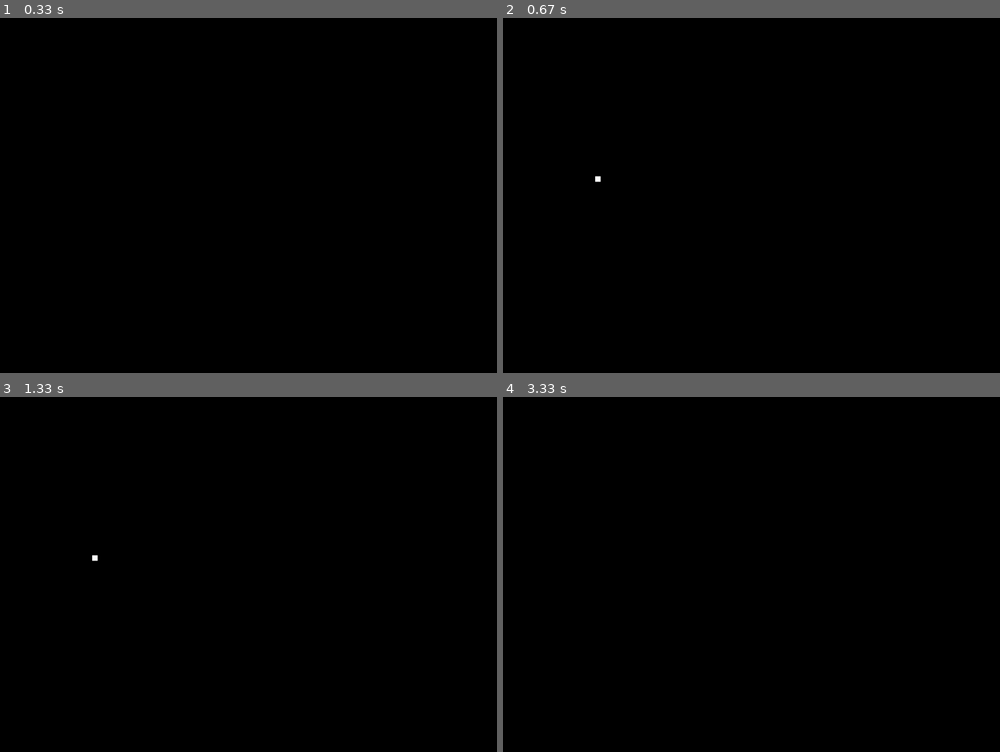
Above: before the commit, frames 1-4 (two rows, left to right).
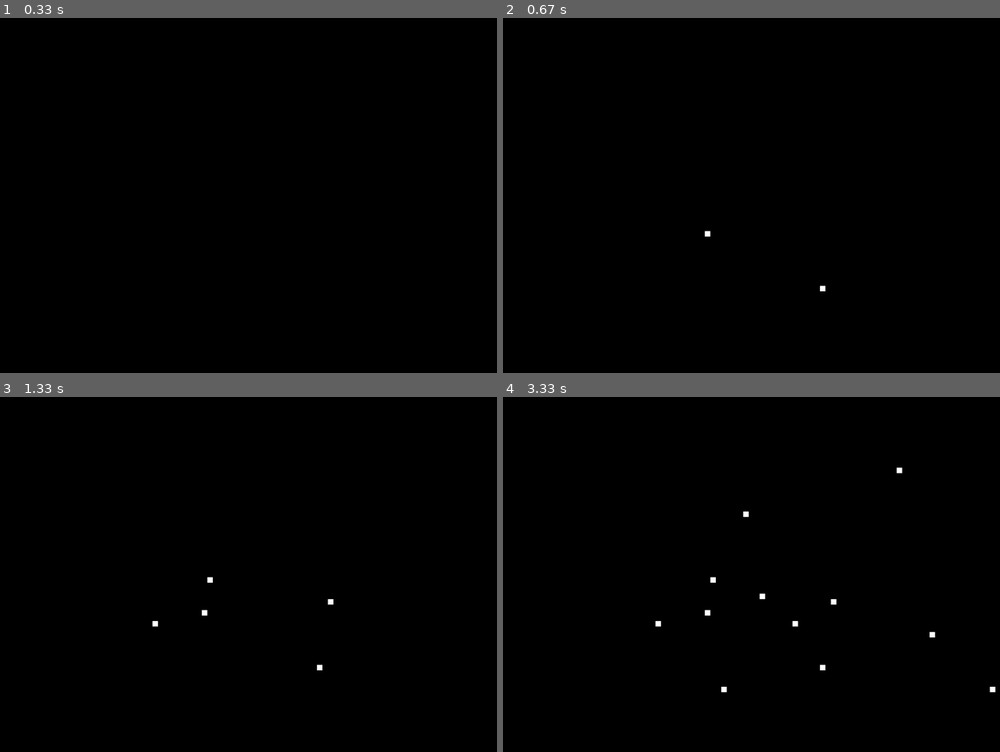
Above: after the commit, the same moments.

Repository: cicadatree/shoppie
Game: pygame game, started from Conway's Game of Life/Conways Game of LIfe.py
Same seed, same stepped clock (60 frames per second), same inputs: the game is played once before the commit and once after it.
Inputs (mouse positions are in pixels of both pictures, inside the frame that each line leads up to):
- Up to frame 1 (0.33 s): no input
- Up to frame 2 (0.67 s): press the mouse at (597, 181) at 0.37 s; move the mouse to (706, 234) at 0.47 s; release the mouse at (821, 287) at 0.6 s
- Up to frame 3 (1.33 s): press the mouse at (94, 560) at 0.7 s; move the mouse to (213, 578) at 0.8 s; release the mouse at (332, 599) at 0.93 s; press the mouse at (94, 560) at 1.17 s; move the mouse to (159, 624) at 1.27 s
- Up to frame 4 (3.33 s): release the mouse at (726, 688) at 1.4 s; move the mouse to (597, 560) at 1.63 s; press the mouse at (597, 560) at 1.67 s; move the mouse to (761, 599) at 1.77 s; release the mouse at (930, 634) at 1.9 s; press the mouse at (597, 560) at 2.27 s; move the mouse to (791, 624) at 2.37 s; release the mouse at (990, 688) at 2.5 s; press the mouse at (597, 560) at 2.93 s; move the mouse to (746, 514) at 3.03 s; release the mouse at (900, 468) at 3.17 s

Frame 1 is identical in both runs. In frame 2, less than 0.1% of the frame differs, in the area x 18-66%, y 44-78%; in frame 3, 0.1%; in frame 4, 0.3%, in the area x 30-100%, y 19-84%.

Commit message:
implemented automota activity heatmap mvp

Diff:
--- a/Conway's Game of Life/Conways Game of LIfe.py
+++ b/Conway's Game of Life/Conways Game of LIfe.py
@@ -18,7 +18,8 @@
 The initial pattern constitutes the seed of the system.
 The first generation is created by applying the above rules simultaneously
 to every cell in the seed, live or dead; births and deaths occur simultaneously,
-and the discrete momebnt at which this happens is sometings called a tick.
+and the discrete momebnt at which this happens is sometings c
+alled a tick.
 
 Each generation is a pure function of the preceding one.
 The rules continue to be applied repeatedly to create further generations.
@@ -27,11 +28,26 @@
 import pygame
 import numpy as np
 
+def get_heat_color(heat_level):
+    # This function returns a color based on the heat level.
+    # You can modify this function to use your preferred color gradient.
+    if heat_level > 10:
+        return (255, 0, 0)  # Hottest: Red
+    elif heat_level > 7:
+        return (255, 69, 0)  # Hotter: Dark Orange
+    elif heat_level > 4:
+        return (255, 165, 0)  # Hot: Orange
+    elif heat_level > 1:
+        return (255, 255, 0)  # Warm: Yellow
+    else:
+        return (0, 0, 0)  # No heat: Black
+
 
 class GameOfLife:
     def __init__(self, size):
         self.size = size
         self.grid = np.zeros((self.size, self.size), dtype=int)
+        self.heat_map = np.zeros((self.size, self.size), dtype=int)  # Heat map array
 
     def toggle_cell(self, row, col):
         self.grid[row, col] = 1 - self.grid[row, col]
@@ -50,31 +66,37 @@
                 elif state == 1 and (neighbours < 2 or neighbours > 3):
                     # Live cell with fewer than 2 or more than 3 lives nieghbours dies
                     new_grid[row, col] = 0
+                    self.heat_map[row, col] += 1  # Increment heat level
 
         self.grid = new_grid
+
+    def render(self, window : pygame.Surface):
+        cell_size = window.get_width() // self.size
+        for row in range(self.size):
+            for col in range(self.size):
+                color = get_heat_color(self.heat_map[row, col]) if self.grid[row, col] == 0 else (255, 255, 255)
+                pygame.draw.rect(window, color, (col*cell_size, row*cell_size, cell_size, cell_size))
 
     def count_neighbours(self, row, col):
         # count the number of live nieghbours around a given cell
         total = 0
         for i in range(-1, 2):
             for j in range(-1, 2):
-                if i ==0 and j == 0:
+                if i == 0 and j == 0:
                     continue
                 new_row, new_col = row + i, col + j
                 if 0 <= new_row < self.size and 0 <= new_col < self.size:
                     total += self.grid[new_row, new_col]
         return total
 
-    def render(self, window):
-        cell_size = window.get_width() // self.size
-        for row in range(self.size):
-            for col in range(self.size):
-                color = (255, 255, 255) if self.grid[row, col] == 1 else (0, 0, 0)
-                pygame.draw.rect(window, color, (col*cell_size, row*cell_size, cell_size, cell_size))
+    def resize_grid(self, new_size):
+        self.size = new_size
+        self.grid = np.zeros((self.size, self.size), dtype=int)
 
 
-def set_initial_seed(game : GameOfLife, window : pygame):
+def set_initial_seed(game : GameOfLife, window : pygame.Surface):
     seeding = True
+    mouse_pressed = False # Variable to track the mouse button state
     cell_size = window.get_width() // game.size
 
     while seeding:
@@ -85,15 +107,20 @@
                 exit()
 
             elif event.type == pygame.MOUSEBUTTONDOWN:
-                # get mouse position and convert to grid coordinates
-                x, y = pygame.mouse.get_pos()
-                row, col = y // cell_size, x // cell_size
-                game.toggle_cell(row, col)
+                mouse_pressed = True # Mouse button is pressed
+            elif event.type == pygame.MOUSEBUTTONUP:
+                mouse_pressed = False # Mouse button is released
+            elif event.type == pygame.MOUSEMOTION:
+                if mouse_pressed:
+                    # get mouse position and convert to grid coordinates
+                    x, y = pygame.mouse.get_pos()
+                    row, col = y // cell_size, x // cell_size
+                    game.toggle_cell(row, col)
 
-                #render the updated grid
-                window.fill((0,0,0))
-                game.render(window)
-                pygame.display.flip()
+                    #render the updated grid
+                    window.fill((0,0,0))
+                    game.render(window)
+                    pygame.display.flip()
 
             elif event.type == pygame.KEYDOWN:
                 if event.key == pygame.K_SPACE:
@@ -102,7 +129,7 @@
     window.fill((0, 0, 0))
     pygame.display.flip()
 
-def reset_game(game : GameOfLife, window):
+def reset_game(game : GameOfLife, window  : pygame.display):
     # reset the game state and enter seed mode
     game.grid = np.zeros((game.size, game.size), dtype=int) # reset the grid
     set_initial_seed(game, window) # enters seed mode
@@ -112,7 +139,7 @@
     pygame.display.set_caption('Conway\'s Game of Life') # Set the window title
     window_size = (1600, 1200) # set the window dimensions
     game = GameOfLife(min(window_size)//10)
-    window = pygame.display.set_mode(window_size) # create the window
+    window = pygame.display.set_mode(window_size, pygame.RESIZABLE) # create the window
 
     set_initial_seed(game, window) #set the initial seed
 
@@ -125,6 +152,11 @@
                 running = False
             elif event.type == pygame.MOUSEBUTTONDOWN:
                 reset_game(game, window)
+            elif event.type == pygame.VIDEORESIZE:
+                window_size = event.size
+                window = pygame.display.set_mode(window_size, pygame.RESIZABLE)
+                new_grid_size = min(window_size) // 10
+                game.resize_grid(new_grid_size)
 
         # update game state below:
         game.update()
@@ -135,6 +167,7 @@
 
         # update the dispaly
         pygame.display.flip()
+        pygame.time.delay(1)
 
     pygame.quit()
 
